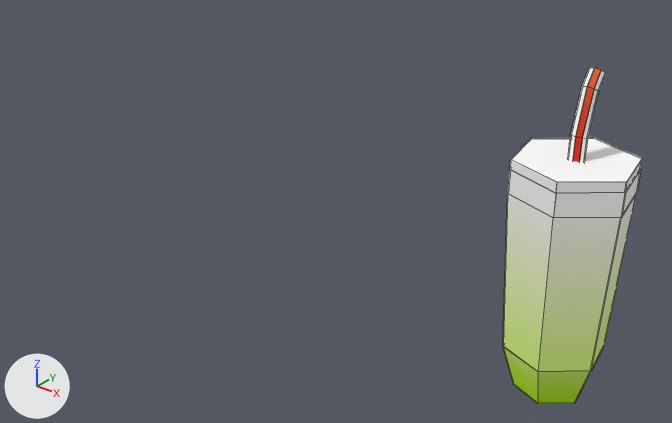
The FBX model Assets/Art/3D/Props/StyrofoamCup.fbx: old version first, new version second.
The view is the same before and after, from a 50 mm lens placed at (1.223, -1.724, 0.981), pointed at (-0.158, 0.003, -0.089). Arrows for +X, +Y and +Z are at lower left; the lights stay in place. Mesh edges are drawn as thin lines.

Names of what the first picture shows: 'Kelpshake'.
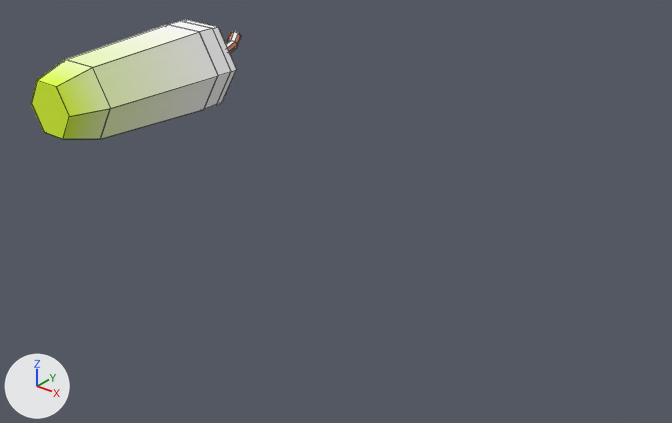
What differs and where, as boxes (x1, y1, x2, y2) in the pictures (672 x 423 px; the box of a moved part takes in the faces that stretch with it):
'Kelpshake', surface changed, reshaped, moved, turned, rescaled
    before: (503, 67, 643, 404)
    after: (31, 19, 241, 139)
part 1 of me_cylinder_007, moved or reshaped (not visible before)
    after: (31, 19, 237, 139)
part 2 of me_cylinder_007, moved or reshaped
    before: (568, 67, 606, 162)
    after: (225, 31, 241, 54)
part 3 of me_cylinder_007, moved or reshaped (not visible afterwards)
    before: (503, 137, 643, 404)

What changed in the scene script:
```text
Change img_paletteg_png:
    img_paletteg_png: load_image('PaletteG.png', '../../Textures/PaletteG.png', 1024, 1024, 'sRGB') -> load_image('PaletteG.png', '../../Textures/PaletteG.png', 1024, 1024, 'Non-Color')
Change me_cylinder_007:
    where me_cylinder_007.from_pydata(...)  # 124 vertices, 110 faces; spans x -48.0..48.0, y -139.0..168.0, z -56.0..56.0
    used by ob_kelpshake; location = (0.489, 0.0, 0.0); rotation_euler = (1.571, 0.0, 1.222), in degrees (90, 0, 70); scale = (0.0025, 0.0025, 0.0025)
    me_cylinder_007 part 1: the loose piece of 30 vertices spanning x -48.0..48.0, y -138.0..92.0, z -55.0..55.0 is multiplied about its middle by the matrix ((-0.085, 0.0, -0.049), (0.049, 0.0, -0.085), (0.0, -0.098, 0.0)), then moved by (0.0, 27.0, 1.0)
    me_cylinder_007 part 2: the loose piece of 64 vertices spanning x -7.0..25.0, y 48.0..168.0, z -14.0..7.0 is multiplied about its middle by the matrix ((-0.084, 0.0, -0.048), (0.048, 0.0, -0.084), (0.0, -0.097, 0.0)), then moved by (-10.0, -103.0, -9.0)
    me_cylinder_007 part 3: the loose piece of 30 vertices spanning x -48.0..48.0, y -139.0..92.0, z -56.0..56.0 is multiplied about its middle by the matrix ((-0.084, 0.0, -0.048), (0.048, 0.0, -0.084), (0.0, -0.097, 0.0)), then moved by (0.0, 27.0, 1.0)
Change ob_kelpshake:
    ob_kelpshake.location: (0.489, 0.0, 0.0) -> (-0.879, -0.032, 0.016)
    ob_kelpshake.rotation_euler: (1.571, 0.0, 1.222) -> (1.571, 0.0, 0.0)  # degrees (90, 0, 70) -> degrees (90, 0, 0)
    ob_kelpshake.scale: (0.0025, 0.0025, 0.0025) -> (0.0258, 0.0258, 0.0258)
```
